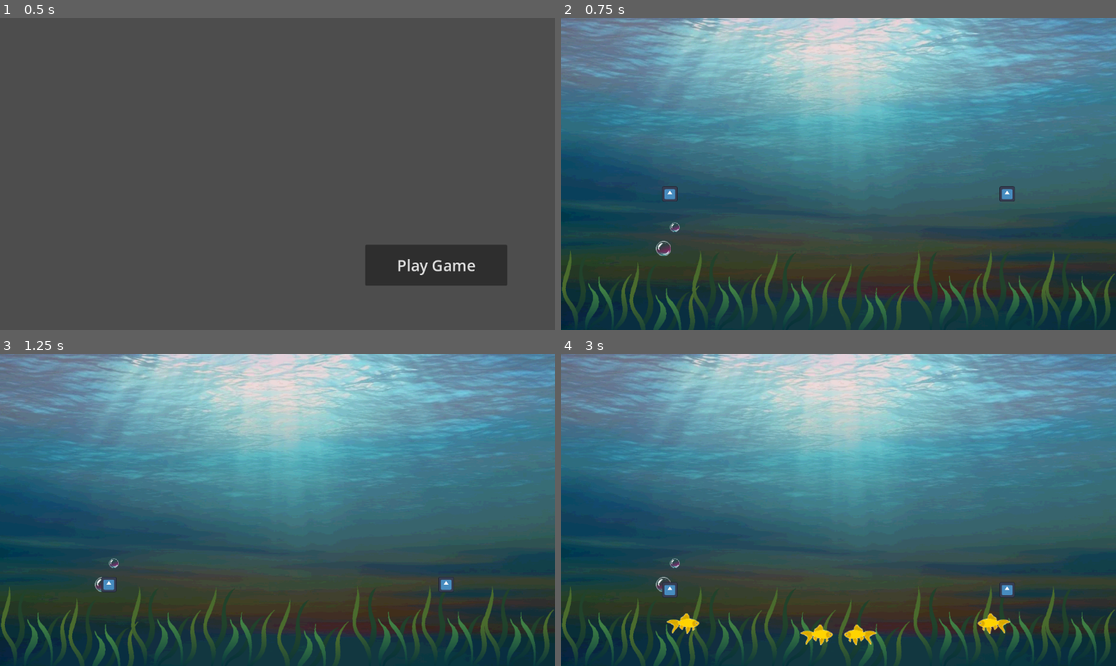
Above: before the commit, frames 1-4 (two rows, left to right).
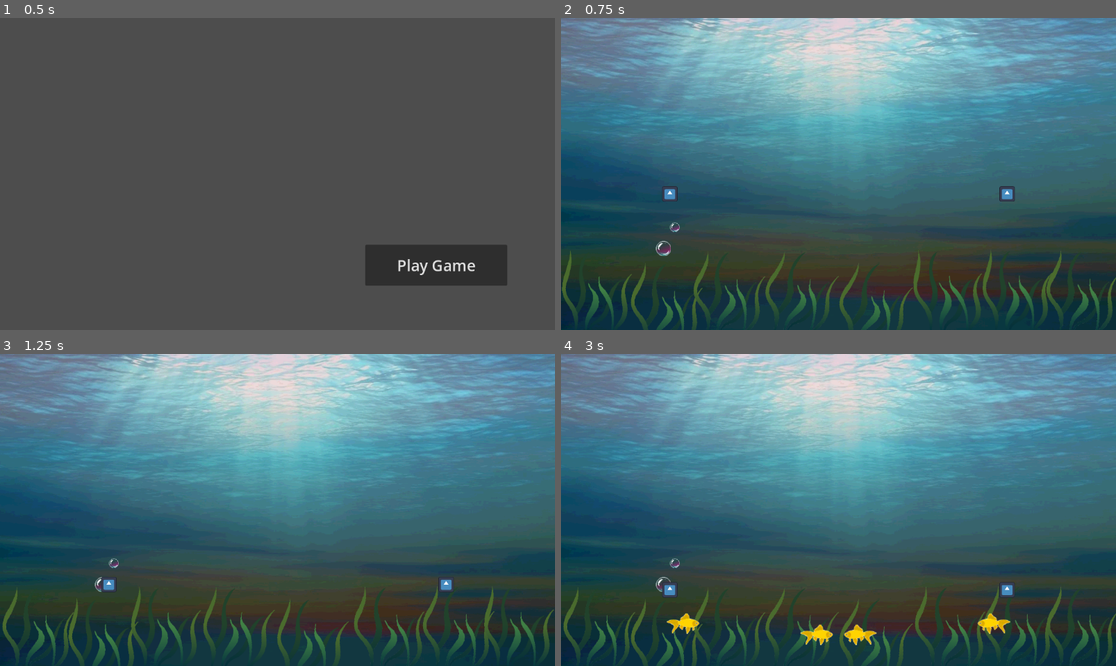
Above: after the commit, the same moments.

Repository: ColinNeary/Bait-and-Switch
Game: Godot game, scene res://UI/Main Menu.tscn
Two runs of this game, one before a commit and one after it. Both use one fixed random seed, a clock stepped at 60 frames per second and the inputs below. The engine's default icon, where the game draws it, is replaced by a stand-in: a white triangle on a blue panel in a dark square.
Inputs:
- Up to frame 1 (0.5 s): no input
- Up to frame 2 (0.75 s): click "Play Game" at 0.5 s
- Up to frame 3 (1.25 s): no input
- Up to frame 4 (3 s): no input

Frame 1 is identical in both runs. In frame 2, 3.0% of the frame differs, in the area x 12-100%, y 74-100%; in frame 3, 2.0%; in frame 4, 4.9%, in the area x 0-100%, y 74-100%.

Commit message:
Fixed animations and sprites

Diff:
--- a/bait-and-switch/Scenes/Game/Game.tscn
+++ b/bait-and-switch/Scenes/Game/Game.tscn
@@ -46,18 +46,21 @@
 position = Vector2(-497, 240.625)
 scale = Vector2(0.75, 1.1283334)
 sprite_frames = SubResource("SpriteFrames_ti1oi")
-frame_progress = 0.82388246
+autoplay = "default"
+frame_progress = 0.6263423
 
 [node name="Seaweed2" type="AnimatedSprite2D" parent="Decor"]
 position = Vector2(-357, 265)
 scale = Vector2(0.75, 1.1283334)
 sprite_frames = SubResource("SpriteFrames_ti1oi")
+autoplay = "default"
 frame_progress = 0.9222746
 
 [node name="Seaweed3" type="AnimatedSprite2D" parent="Decor"]
 position = Vector2(-227, 241)
 scale = Vector2(0.75, 1.1283334)
 sprite_frames = SubResource("SpriteFrames_ti1oi")
+autoplay = "default"
 frame_progress = 0.98233294
 
 [node name="Seaweed4" type="AnimatedSprite2D" parent="Decor"]
@@ -65,6 +68,7 @@
 scale = Vector2(0.75, 1.1283334)
 skew = 0.12217295
 sprite_frames = SubResource("SpriteFrames_ti1oi")
+autoplay = "default"
 frame_progress = 0.9590692
 
 [node name="Seaweed5" type="AnimatedSprite2D" parent="Decor"]
@@ -72,6 +76,7 @@
 scale = Vector2(0.75, 1.1283334)
 skew = 0.12217295
 sprite_frames = SubResource("SpriteFrames_ti1oi")
+autoplay = "default"
 frame_progress = 0.9244886
 
 [node name="Seaweed7" type="AnimatedSprite2D" parent="Decor"]
@@ -79,18 +84,21 @@
 scale = Vector2(0.75, 1.1283334)
 skew = -0.09075713
 sprite_frames = SubResource("SpriteFrames_ti1oi")
+autoplay = "default"
 frame_progress = 0.4580137
 
 [node name="Seaweed8" type="AnimatedSprite2D" parent="Decor"]
 position = Vector2(375.5, 238.625)
 scale = Vector2(0.75, 1.1283334)
 sprite_frames = SubResource("SpriteFrames_ti1oi")
+autoplay = "default"
 frame_progress = 0.23995148
 
 [node name="Seaweed9" type="AnimatedSprite2D" parent="Decor"]
 position = Vector2(505.5, 239.625)
 scale = Vector2(0.75, 1.1283334)
 sprite_frames = SubResource("SpriteFrames_ti1oi")
+autoplay = "default"
 frame_progress = 0.87658864
 
 [node name="Bubble01" type="Sprite2D" parent="Decor"]
Not shown, added: bait-and-switch/assets/fishing_line.png.import
Binary file changed: bait-and-switch/assets/hook.png
Not shown, added: bait-and-switch/assets/hook.png.import
Not shown, added: bait-and-switch/assets/.hook.png-autosave.kra
Not shown, added: bait-and-switch/assets/hook.png~
